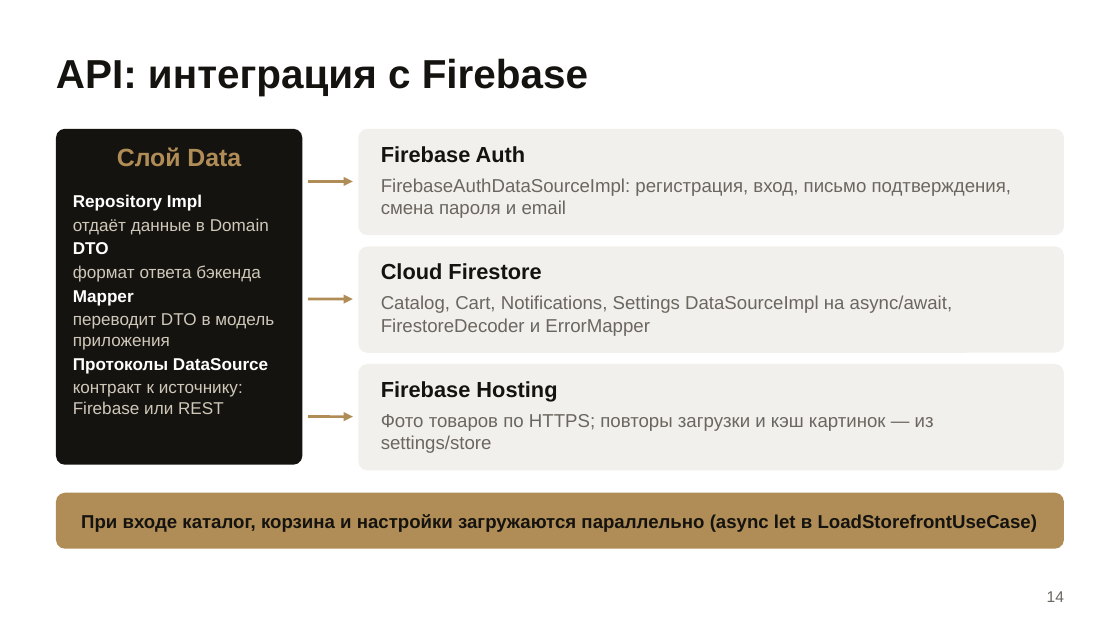
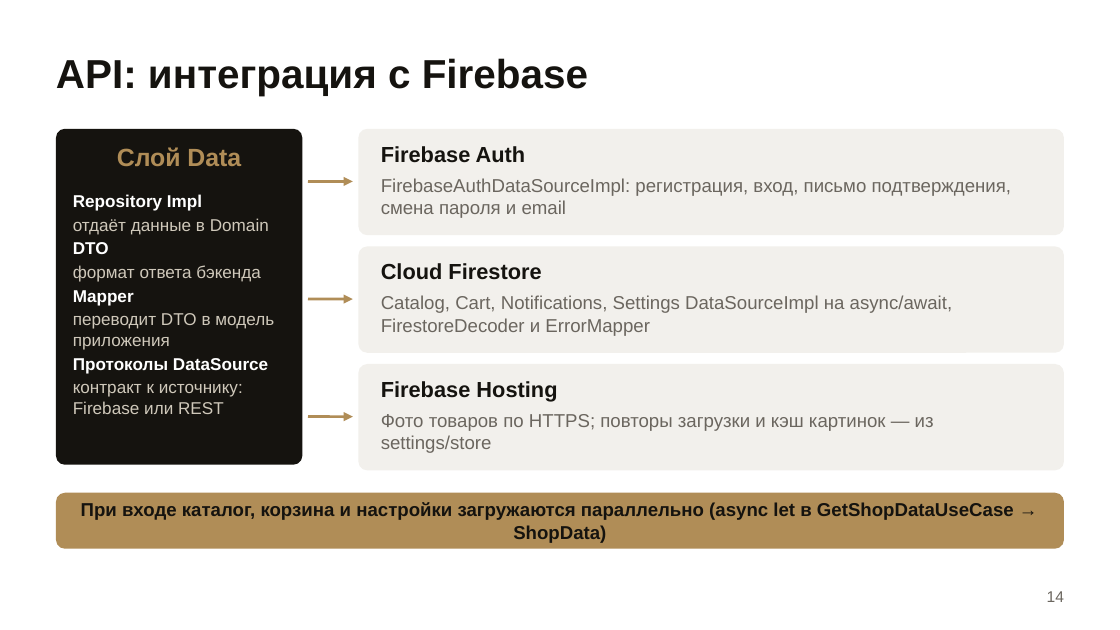
Before and after one commit to Kronos0041/OtusFinalize, a slide deck: slide 14 of presentation/ClothesShop-Diploma.pptx. Drawn at 1120x630 pixels with LibreOffice and Linux fonts; fonts in the diff are those of the drawing. Boxes give left, top, right and bottom in pixels: in the first picture for what was removed or moved away, otherwise in the second. Text is boxed around its words. In the diff, an @@ line names an element or a change of style, - is before the commit and + after.

```diff
--- a/presentation/ClothesShop-Diploma.pptx
+++ b/presentation/ClothesShop-Diploma.pptx
@@ text at (81, 502, 1014, 543): text changed @@
-При входе каталог, корзина и настройки загружаются параллельно (async let в LoadStorefrontUseCase)
+При входе каталог, корзина и настройки загружаются параллельно (async let в GetShopDataUseCase → ShopData)
```
Also in this commit, not shown: 2 other slides changed, 1 other file.
